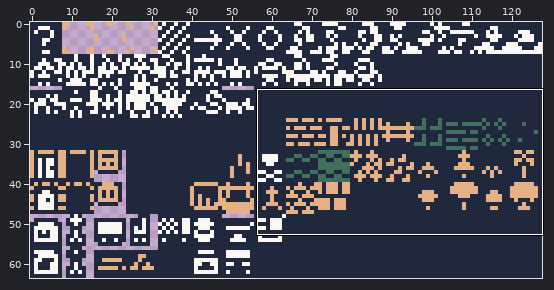
Two states of a sprite sheet, core/assets/images/new-tiles.png. The picture above shows the old version from afar; the outline marks the close-up.
Close-up. First the earlier version:
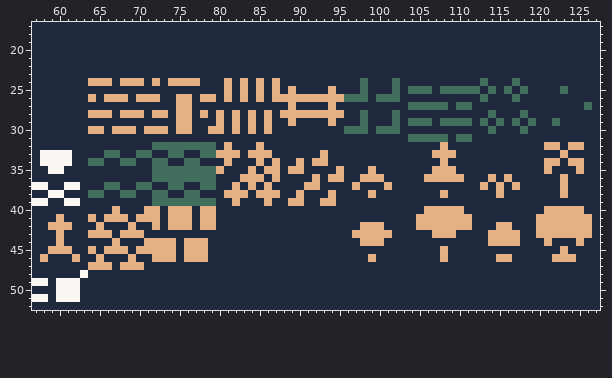
The file is 128x64 pixels. Shown: x 57..127, y 17..52.
Once edited:
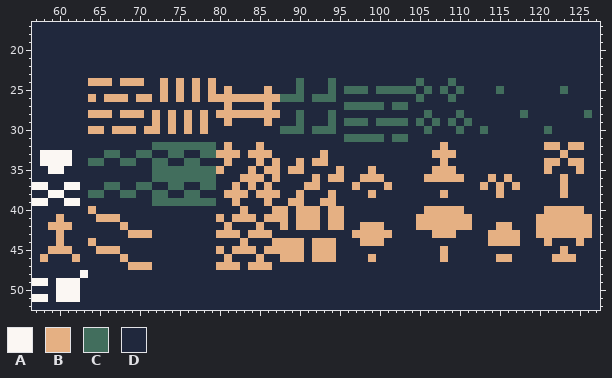
Palette (. is transparent): A #fbf7f3  B #e5b083  C #426e5d  D #20283d
Diff:
Changed rows in their new state; - is an unchanged pixel.
first column x 72:
24 DBD-D--B-D-D-D-D--C---C---D---D--C---C---D---D---------
25 -B-B-B-B---D-DBD-DC---C-CC--CC-C-D---D-DD-DCD-D--------
26 DB--DBD-B-B-B-B-CCCDCCCDDDD-DDD--C---C---D---D---------
27 ---DD----B----B--D----D-CCCCC-CCDDDDD-DD--------------D
28 -DBD-----B-B-B-BDDCDDDCD--D---D---C---C---D-----------C
29 B-BD--B-DBD-D----DC---C-CC--CC-CD-DCD-D--D-D-D-D--D----
30 -DBD--BDD-D-D-D-CCC-CCC-DDD-DDD---C---C--CD---D--C-----
31 ------------------------CCCCC-CCDDDDD-DD---------------
first column x 64:
40 B--D---DD-DDD-DD---B---BB-BBB-BB
41 DB--D-DDD-DDD-DDB-BBB-BBB-BBB-BB
42 -D--BD--D-DDD-DD-B---B--B-BBB-BB
43 DDD-D--B--------BBB-BBB---------
44 B--D---DDDD-DDD----B---BBBB-BBB-
45 DB--D-DDDDD-DDD-B-BBB-BBBBB-BBB-
46 -D--BD--DDD-DDD--B---B--BBB-BBB-
47 DDD-D--B--------BBB-BBB---------
Boxes around the changes in both close-ups, in picture pixels (x1, y1, x2, y2):
changed: (152, 78, 560, 142)
changed: (584, 102, 592, 118)
changed: (88, 206, 344, 270)
